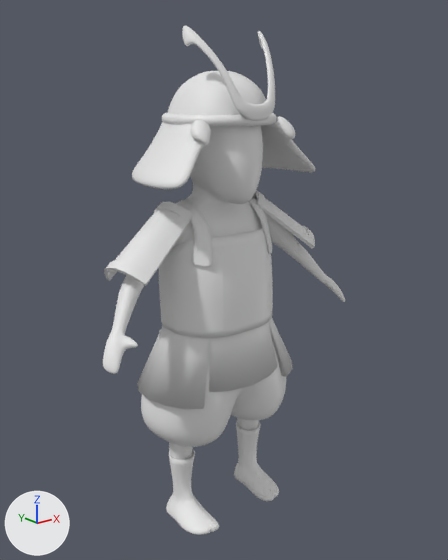
The Blender file SourceFiles/3D Models/Characters/Characters.blend, before and after one commit.
The view is the same before and after, from a 50 mm lens placed at (-1.4, -1.798, 1.679), pointed at (0.039, 0.001, 0.96). Every picture has the same lights, and +X, +Y and +Z are marked at lower left.

Names of what the first picture shows: 'Boots', 'Cuirass', 'Helmet', 'Helmet_Decoration', 'Helmet_Rope', 'Main', 'Main.001', 'Shoulder_Guard', 'Thigh_Guard'.
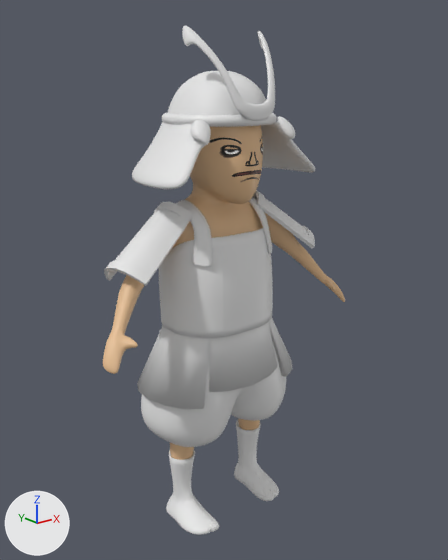
What differs and where, as boxes (x1, y1, x2, y2) in the pictures (448 x 560 px):
'Main', recoloured (grey to brown)
    both: (103, 126, 345, 460)

The change in detail:
Picture 'Samurai_Skin' (img_samurai_skin) is new.
Material 'Samurai_Skin' (mat_samurai_skin) is new.
Its texture is img_samurai_skin.
me_cube has 364 vertices, 344 faces and spans x 0.0..0.57, y -0.22..0.17, z -1.0..0.68.
me_cube now uses material mat_samurai_skin (picture img_samurai_skin).
